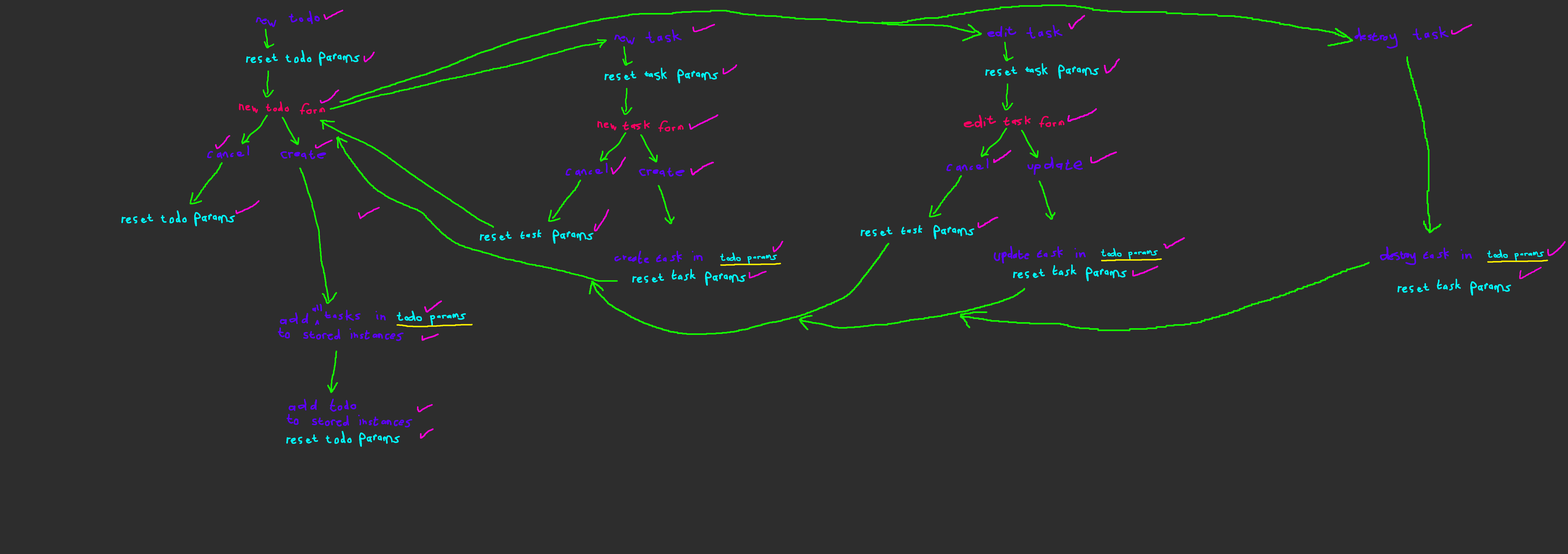
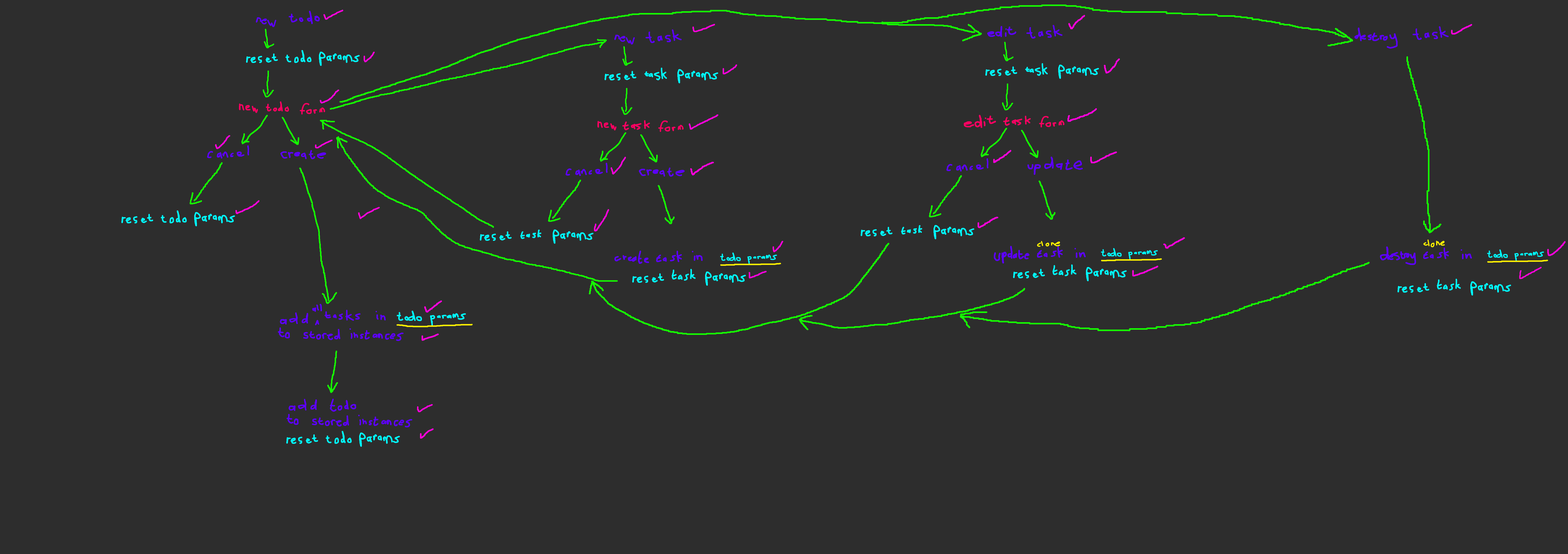
Layers edited between the first and the second w=1568, h=554 image:
painted on "Paint Layer 2" over [1036, 239, 1446, 248]
painted on "Paint Layer 1" over [1036, 239, 1446, 248]
